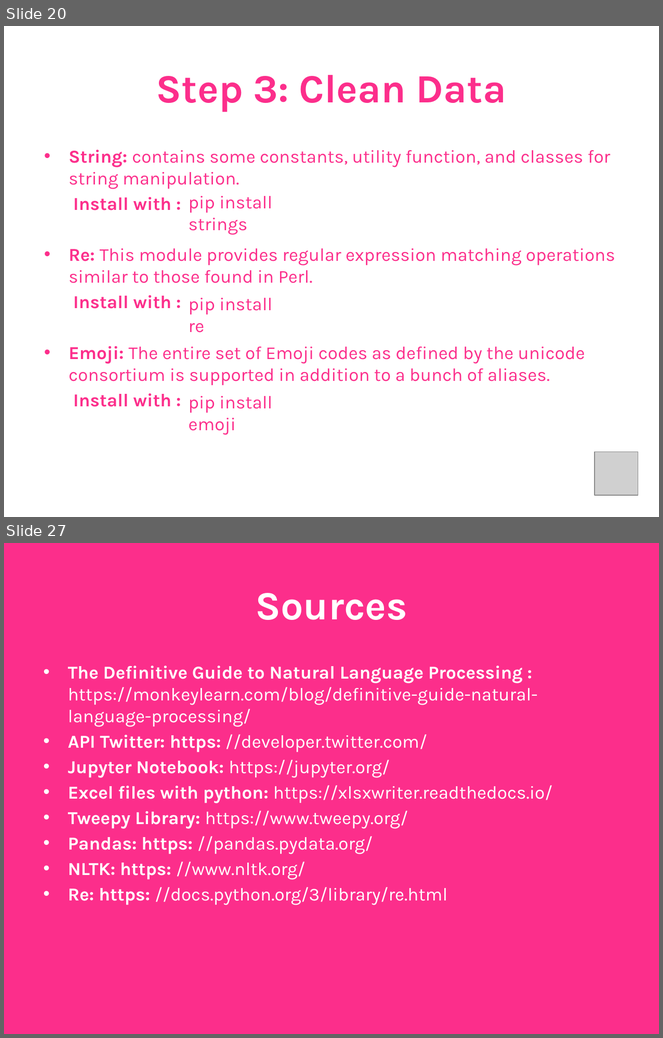
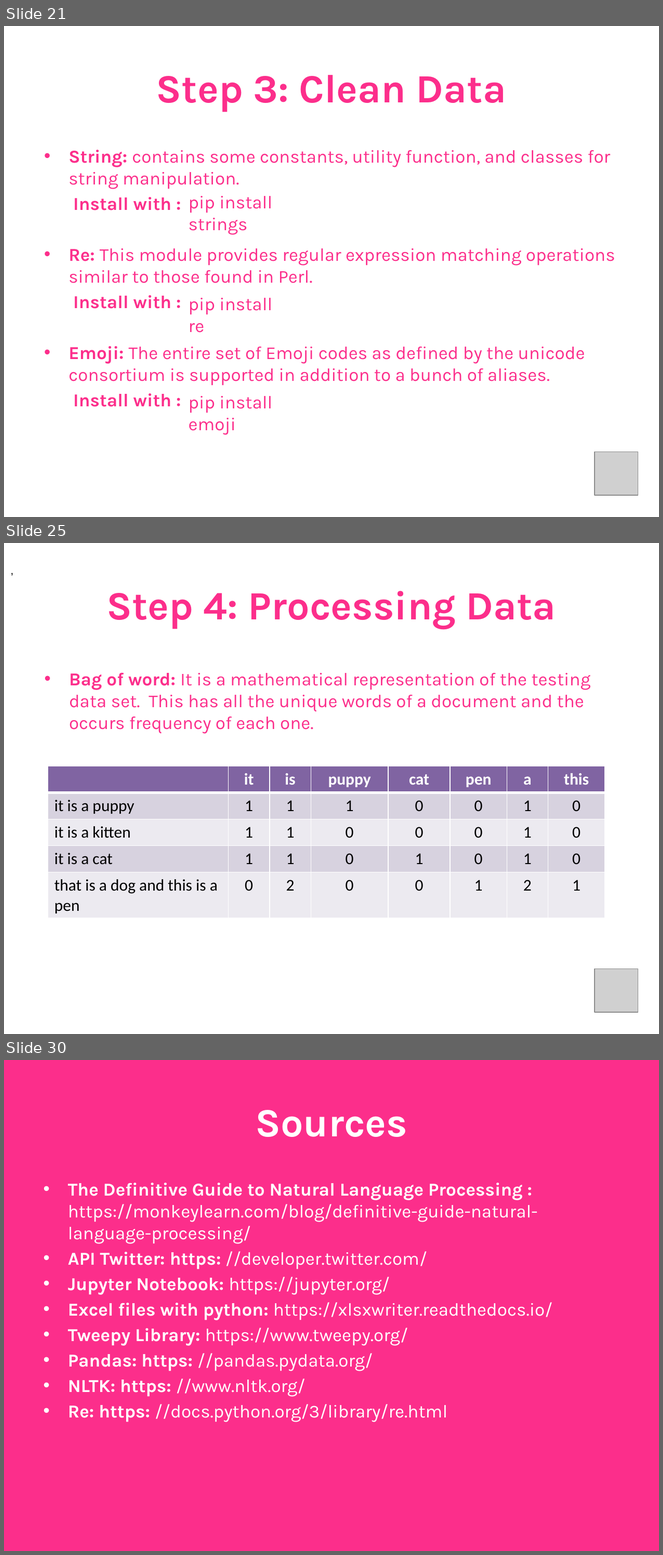
Before and after one commit to ALandazabal/Analisis-de-Sentimiento--Talk, a slide deck: Angelica Landazabal - PyConCo2020.pptx. Shown one above the other, each under a label of ours: slides 20 and 27 before the commit, slides 21, 25 and 30 after it; the slides between them are not shown. The pictures are 663x1038 and 663x1555 pixels, drawn with LibreOffice and Linux fonts; fonts in the diff are those of the drawing; grey boxes stand for pictures. Boxes give left, top, right and bottom in pixels: in the first picture for what was removed or moved away, otherwise in the second. Text is boxed around its words. In the diff, an @@ line names an element or a change of style, - is before the commit and + after.

```diff
--- a/Angelica Landazabal - PyConCo2020.pptx
+++ b/Angelica Landazabal - PyConCo2020.pptx
@@ slide 25 added at (4, 543, 659, 1034), background #FFFFFF @@
@@ text added at (4, 571, 659, 571), 12 pt, text #000000 @@
+,
@@ title added at (106, 591, 556, 629), 44 pt, text #FC2E8B, bold @@
+Step 4: Processing Data
@@ text added at (69, 672, 591, 734), 20 pt, text #FC2E8B @@
+• Bag of word: It is a mathematical representation of the testing data set. This has all the unique words of a document and the occurs frequency of each one.
@@ table added at (48, 767, 606, 918), 5 rows, 8 columns @@
+ | it | is | puppy | cat | pen | a | this
+it is a puppy | 1 | 1 | 1 | 0 | 0 | 1 | 0
+it is a kitten | 1 | 1 | 0 | 0 | 0 | 1 | 0
+it is a cat | 1 | 1 | 0 | 1 | 0 | 1 | 0
+that is a dog and this is a pen | 0 | 2 | 0 | 0 | 1 | 2 | 1
@@ picture added at (595, 969, 638, 1013) @@
@@ what was slide 20 is now slide 21 @@
@@ what was slide 27 is now slide 30 @@
```
Also in this commit, not shown: 8 slides changed, 2 other slides added, 4 other files.
